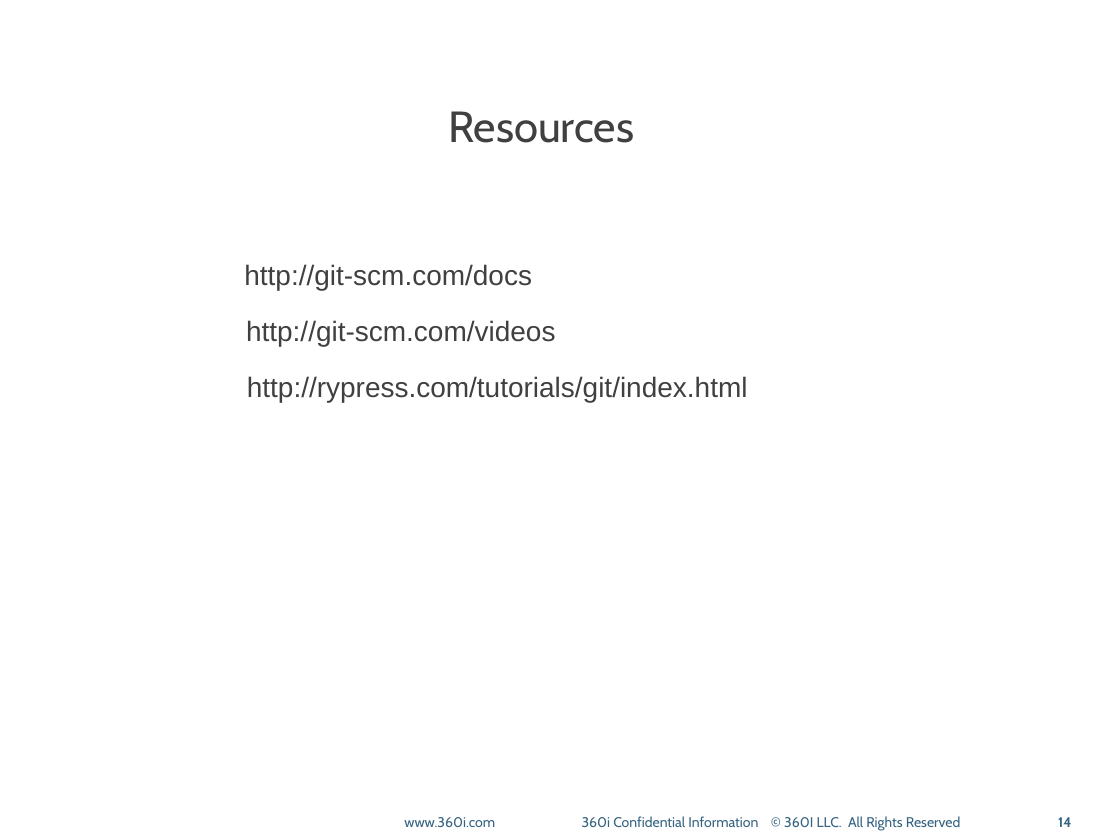
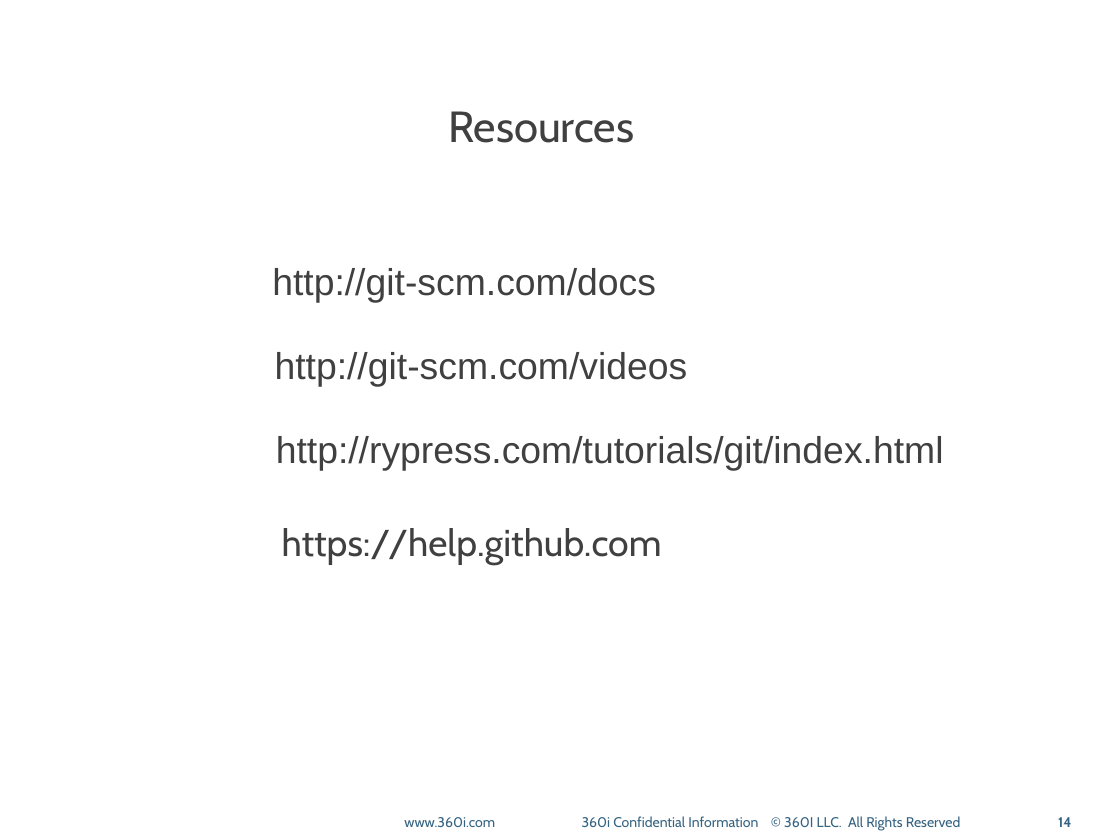
Before and after one commit to amitger07/Presentation, a slide deck: slide 14 of Intorduction_to_Github_and_Git.ppt. Drawn at 1120x840 pixels with LibreOffice and Linux fonts; fonts in the diff are those of the drawing; background and template pictures are left out. Boxes give left, top, right and bottom in pixels: in the first picture for what was removed or moved away, otherwise in the second. Text is boxed around its words. In the diff, an @@ line names an element or a change of style, - is before the commit and + after.

```diff
--- a/Intorduction_to_Github_and_Git.ppt
+++ b/Intorduction_to_Github_and_Git.ppt
@@ text "http://git-scm.com/docs": place and size @@
-text "http://git-scm.com/docs" at [244,264,532,290]
+text "http://git-scm.com/docs" at [272,268,656,302]
@@ text "http://git-scm.com/videos": place and size @@
-text "http://git-scm.com/videos" at [246,320,555,346]
+text "http://git-scm.com/videos" at [275,352,688,386]
@@ size 18 to 24 pt in 3 elements at [272,268,656,302], [275,352,688,386], [276,436,944,470] @@
@@ text "http://rypress.com/tutorials/git/index.html": place and size @@
-text "http://rypress.com/tutorials/git/index.html" at [247,376,748,402]
+text "http://rypress.com/tutorials/git/index.html" at [276,436,944,470]
@@ text added at [282,528,662,564], 24 pt, text #404040 @@
+https://help.github.com
```
